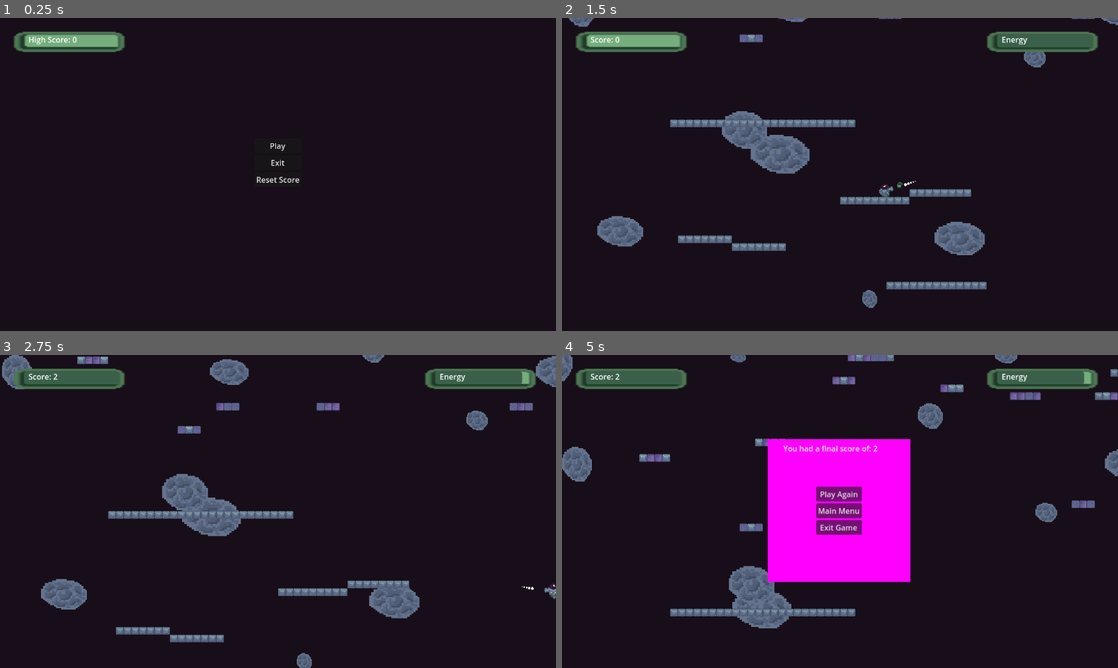
Above: before the commit, frames 1-4 (two rows, left to right).
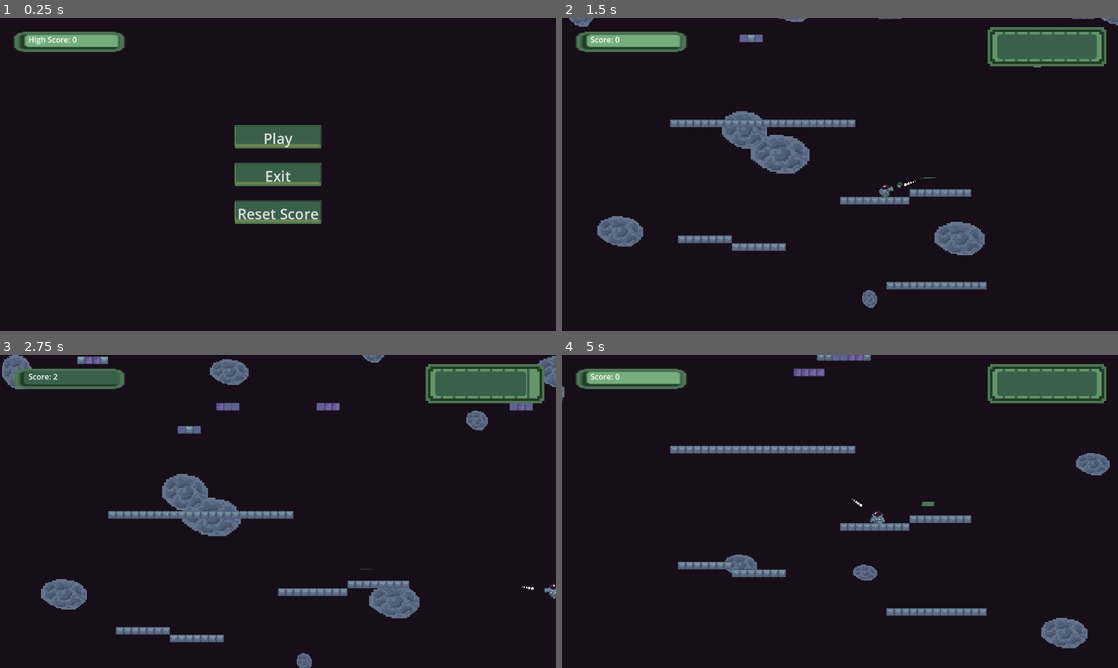
Above: after the commit, the same moments.

Repository: ScoreSpaceGameJam-SpaceGame/SpaceGame
Game: Godot game, scene res://levels/menu/menu.tscn
Two runs of this game, one before a commit and one after it. Both use one fixed random seed, a clock stepped at 60 frames per second and the inputs below. The engine's default icon, where the game draws it, is replaced by a stand-in: a white triangle on a blue panel in a dark square. Sound files missing from this copy of the repository are replaced by a short silence.
Inputs (mouse positions are in pixels of both pictures, inside the frame that each line leads up to):
- Up to frame 1 (0.25 s): no input
- Up to frame 2 (1.5 s): click "Play" at 0.5 s; move the mouse to (962, 158) at 1.27 s; hold D (MoveRight) from 1.28 s (still down); click (962, 158) at 1.35 s
- Up to frame 3 (2.75 s): keep holding D (MoveRight); move the mouse to (166, 527) at 2.02 s; tap Space (Teleport) at 2.1 s
- Up to frame 4 (5 s): move the mouse to (895, 442) at 2.77 s; release D (MoveRight) at 2.78 s; hold A (MoveLeft) 2.78-3.5 s; click (895, 442) at 2.85 s; click "Play Again" at 3.5 s; click "Play Again" at 4.25 s

The runs differ from the first frame. In frame 1, 3.6% of the frame differs, in the area x 42-58%, y 34-66%; in frame 2, 1.8%; in frame 3, 1.8%; in frame 4, 21%, in the area x 0-100%, y 0-94%.

Commit message:
Finishing some ui elements and art assets

Diff:
--- /dev/null
+++ b/globals/assets/EnergyBar.tscn
@@ -0,0 +1,52 @@
+[gd_scene load_steps=5 format=3 uid="uid://bapbbbar5gi8v"]
+
+[ext_resource type="Texture2D" uid="uid://dm2febvjm6kju" path="res://globals/assets/sprite_assets/empty_battery.png" id="1_k2qo8"]
+
+[sub_resource type="GDScript" id="GDScript_7awqs"]
+resource_name = "score"
+script/source = "extends Control
+
+func set_label(text: String) -> void:
+	if $ProgressBar.has_node(\"Label\"):
+		$ProgressBar/Label.text = text
+
+func set_progress(val: float) -> void:
+	$ProgressBar.value = val
+
+func set_max(val: float) -> void:
+	$ProgressBar.max_value = val
+"
+
+[sub_resource type="StyleBoxTexture" id="StyleBoxTexture_xnmhm"]
+texture = ExtResource("1_k2qo8")
+expand_margin_left = 20.0
+expand_margin_top = 15.0
+expand_margin_right = 20.0
+expand_margin_bottom = 15.0
+
+[sub_resource type="StyleBoxFlat" id="StyleBoxFlat_uijg8"]
+bg_color = Color(0.227451, 0.376471, 0.290196, 1)
+corner_radius_top_left = 6
+corner_radius_top_right = 6
+corner_radius_bottom_right = 6
+corner_radius_bottom_left = 6
+
+[node name="Score" type="Control"]
+layout_mode = 3
+anchors_preset = 0
+offset_right = 40.0
+offset_bottom = 40.0
+script = SubResource("GDScript_7awqs")
+
+[node name="ProgressBar" type="ProgressBar" parent="."]
+texture_filter = 1
+layout_mode = 0
+offset_left = 50.0
+offset_top = 34.0
+offset_right = 256.0
+offset_bottom = 85.0
+theme_override_styles/background = SubResource("StyleBoxTexture_xnmhm")
+theme_override_styles/fill = SubResource("StyleBoxFlat_uijg8")
+max_value = 1.0
+value = 1.0
+show_percentage = false
--- a/globals/assets/energy_cell.tscn
+++ b/globals/assets/energy_cell.tscn
@@ -1,16 +1,20 @@
-[gd_scene load_steps=5 format=3 uid="uid://pfi16yn0sc5t"]
+[gd_scene load_steps=7 format=3 uid="uid://pfi16yn0sc5t"]
 
-[ext_resource type="Texture2D" uid="uid://ce324f3yqepc4" path="res://icon.svg" id="1_d64x6"]
+[ext_resource type="Texture2D" uid="uid://cw6bydnqwdbg3" path="res://globals/assets/sprite_assets/full_battery.png" id="1_017ev"]
 
 [sub_resource type="GDScript" id="GDScript_sdxnf"]
 resource_name = "energy_cell"
 script/source = "extends StaticBody2D
 
-const recharge_amount: float = 100
+const recharge_amount: float = 40
 
-func _physics_process(_delta: float) -> void:
+func _physics_process(delta: float) -> void:
 	translate(Vector2.DOWN * Global.SCROLL_SPEED)
 
+	if $Sprite.skew == 360:
+		$Sprite.skew = 0
+
+	$Sprite.skew += sin(delta) * 5
 func _on_area_2d_body_entered(body: Node2D) -> void:
 	if body.has_method(\"recharge_gun\"):
 		body.recharge_gun(recharge_amount)
@@ -20,10 +24,16 @@
 "
 
 [sub_resource type="RectangleShape2D" id="RectangleShape2D_gyncb"]
-size = Vector2(25.5134, 25.5134)
+size = Vector2(25.5134, 8.80257)
 
 [sub_resource type="CircleShape2D" id="CircleShape2D_pbh1h"]
 radius = 18.0089
+
+[sub_resource type="Gradient" id="Gradient_v1ga6"]
+colors = PackedColorArray(1, 1, 1, 1, 1, 1, 1, 1)
+
+[sub_resource type="GradientTexture2D" id="GradientTexture2D_docdi"]
+gradient = SubResource("Gradient_v1ga6")
 
 [node name="StaticBody2D" type="StaticBody2D"]
 collision_layer = 0
@@ -31,16 +41,23 @@
 script = SubResource("GDScript_sdxnf")
 
 [node name="CollisionShape2D" type="CollisionShape2D" parent="."]
-position = Vector2(0.054822, 0.076179)
+visible = false
+position = Vector2(0.054822, 0.0709615)
 shape = SubResource("RectangleShape2D_gyncb")
 
 [node name="Sprite" type="Sprite2D" parent="."]
-scale = Vector2(0.2, 0.2)
-texture = ExtResource("1_d64x6")
+scale = Vector2(0.535, 0.535)
+texture = ExtResource("1_017ev")
 
 [node name="Area2D" type="Area2D" parent="."]
 
 [node name="CollisionShape2D" type="CollisionShape2D" parent="Area2D"]
+visible = false
 shape = SubResource("CircleShape2D_pbh1h")
 
+[node name="Light" type="PointLight2D" parent="."]
+color = Color(0.338647, 0.532726, 0.419572, 1)
+texture = SubResource("GradientTexture2D_docdi")
+texture_scale = 0.54
+
 [connection signal="body_entered" from="Area2D" to="." method="_on_area_2d_body_entered"]
--- /dev/null
+++ b/globals/assets/menu_button.tres
@@ -0,0 +1,9 @@
+[gd_resource type="StyleBoxTexture" load_steps=2 format=3 uid="uid://oq7x8t7fp1jh"]
+
+[ext_resource type="Texture2D" uid="uid://cnjmejslgsuka" path="res://globals/assets/sprite_assets/menu_button.png" id="1_643sr"]
+
+[resource]
+texture = ExtResource("1_643sr")
+texture_margin_left = 6.0
+texture_margin_top = 6.0
+texture_margin_right = 6.0
--- a/levels/main_level/main_level.gd
+++ b/levels/main_level/main_level.gd
@@ -8,7 +8,7 @@
 const MAX_WIDTH_OF_PLATFORM = 7
 const WIDTH_OF_TILESET = 5
 const HEIGHT_OF_TILESET = 1
-const SPAWN_RATE_OF_RECHARGE : float = 50.0 # Chance of spawn will be SPAWN_RATE_OF_RECHARGE / 100
+const SPAWN_RATE_OF_RECHARGE : float = 80 # Chance of spawn will be SPAWN_RATE_OF_RECHARGE / 100
 const TILE_SET_TO_USE = "res://levels/main_level/map_tileset.tres"
 
 @onready var audio_stream : AudioStreamPlayer = $AudioStreamPlayer
@@ -22,7 +22,6 @@
 	# Set the stage
 	$CanvasLayer/Score.set_label("Score: 0")
 	$CanvasLayer/Score.set_progress(0)
-	$CanvasLayer/GunEnergyContainer/GunEnergy.set_label("Energy")
 	$CanvasLayer/GunEnergyContainer/GunEnergy.set_max(100)
 	$CanvasLayer/GunEnergyContainer/GunEnergy.set_progress(100)
 
--- a/levels/main_level/main_level.tscn
+++ b/levels/main_level/main_level.tscn
@@ -7,6 +7,9 @@
 [ext_resource type="AudioStream" uid="uid://bgqq2avmn23ta" path="res://levels/main_level/inevitable_force_end.wav" id="5_vt0u2"]
 [ext_resource type="PackedScene" uid="uid://btabuqbe7l5ad" path="res://levels/main_level/Astroid.tscn" id="6_5md4j"]
 [ext_resource type="PackedScene" uid="uid://dpmiyenwvroof" path="res://globals/assets/ProgressBar.tscn" id="6_56bkb"]
+[ext_resource type="PackedScene" uid="uid://pfi16yn0sc5t" path="res://globals/assets/energy_cell.tscn" id="8_mvqli"]
+[ext_resource type="StyleBox" uid="uid://oq7x8t7fp1jh" path="res://globals/assets/menu_button.tres" id="8_xtf8f"]
+[ext_resource type="PackedScene" uid="uid://bapbbbar5gi8v" path="res://globals/assets/EnergyBar.tscn" id="9_bmh47"]
 
 [sub_resource type="RectangleShape2D" id="RectangleShape2D_n7nil"]
 size = Vector2(7.42501, 2099.21)
@@ -22,8 +25,6 @@
 
 [sub_resource type="RectangleShape2D" id="RectangleShape2D_pyoiy"]
 size = Vector2(1144.02, 34.1295)
-
-[sub_resource type="PlaceholderTexture2D" id="PlaceholderTexture2D_scqkl"]
 
 [node name="MainLevel" type="Node2D"]
 script = ExtResource("1_dvjk0")
@@ -142,15 +143,6 @@
 grow_horizontal = 2
 grow_vertical = 2
 
-[node name="TextureRect" type="TextureRect" parent="CanvasLayer/Menu"]
-layout_mode = 1
-anchors_preset = 15
-anchor_right = 1.0
-anchor_bottom = 1.0
-grow_horizontal = 2
-grow_vertical = 2
-texture = SubResource("PlaceholderTexture2D_scqkl")
-
 [node name="MarginContainer" type="MarginContainer" parent="CanvasLayer/Menu"]
 layout_mode = 1
 anchors_preset = 5
@@ -166,29 +158,47 @@
 text = "You had a final score of: 00000"
 
 [node name="VBoxContainer" type="VBoxContainer" parent="CanvasLayer/Menu"]
+custom_minimum_size = Vector2(0, 150)
 layout_mode = 1
 anchors_preset = 8
 anchor_left = 0.5
 anchor_top = 0.5
 anchor_right = 0.5
 anchor_bottom = 0.5
-offset_left = -48.0
-offset_top = -50.5
-offset_right = 48.0
-offset_bottom = 50.5
+offset_left = -44.0
+offset_top = -75.0
+offset_right = 44.0
+offset_bottom = 75.0
 grow_horizontal = 2
 grow_vertical = 2
+theme_override_constants/separation = 20
+alignment = 1
 
 [node name="PlayAgain" type="Button" parent="CanvasLayer/Menu/VBoxContainer"]
-layout_mode = 2
+texture_filter = 1
+layout_mode = 2
+theme_override_font_sizes/font_size = 30
+theme_override_styles/hover = ExtResource("8_xtf8f")
+theme_override_styles/pressed = ExtResource("8_xtf8f")
+theme_override_styles/normal = ExtResource("8_xtf8f")
 text = "Play Again"
 
 [node name="MainMenu" type="Button" parent="CanvasLayer/Menu/VBoxContainer"]
-layout_mode = 2
+texture_filter = 1
+layout_mode = 2
+theme_override_font_sizes/font_size = 30
+theme_override_styles/hover = ExtResource("8_xtf8f")
+theme_override_styles/pressed = ExtResource("8_xtf8f")
+theme_override_styles/normal = ExtResource("8_xtf8f")
 text = "Main Menu"
 
 [node name="Exit" type="Button" parent="CanvasLayer/Menu/VBoxContainer"]
-layout_mode = 2
+texture_filter = 1
+layout_mode = 2
+theme_override_font_sizes/font_size = 30
+theme_override_styles/hover = ExtResource("8_xtf8f")
+theme_override_styles/pressed = ExtResource("8_xtf8f")
+theme_override_styles/normal = ExtResource("8_xtf8f")
 text = "Exit Game"
 
 [node name="GunEnergyContainer" type="MarginContainer" parent="CanvasLayer"]
@@ -200,8 +210,11 @@
 grow_horizontal = 0
 theme_override_constants/margin_right = 300
 
-[node name="GunEnergy" parent="CanvasLayer/GunEnergyContainer" instance=ExtResource("6_56bkb")]
-layout_mode = 2
+[node name="GunEnergy" parent="CanvasLayer/GunEnergyContainer" instance=ExtResource("9_bmh47")]
+layout_mode = 2
+
+[node name="StaticBody2D" parent="CanvasLayer/GunEnergyContainer" instance=ExtResource("8_mvqli")]
+position = Vector2(-93.5495, 248.501)
 
 [connection signal="body_entered" from="Boundaries/PlayerDeath" to="." method="_on_player_death_body_entered"]
 [connection signal="body_entered" from="Boundaries/TileMapDeath" to="." method="_on_tile_map_death_body_entered"]
--- a/levels/menu/menu.tscn
+++ b/levels/menu/menu.tscn
@@ -1,8 +1,9 @@
-[gd_scene load_steps=4 format=3 uid="uid://bauftp7yteame"]
+[gd_scene load_steps=5 format=3 uid="uid://bauftp7yteame"]
 
 [ext_resource type="Script" path="res://levels/menu/menu.gd" id="1_qhlr6"]
 [ext_resource type="AudioStream" uid="uid://sjxhlnmspqen" path="res://levels/menu/calm_wonder.wav" id="2_8em0r"]
 [ext_resource type="PackedScene" uid="uid://dpmiyenwvroof" path="res://globals/assets/ProgressBar.tscn" id="2_atalm"]
+[ext_resource type="StyleBox" uid="uid://oq7x8t7fp1jh" path="res://globals/assets/menu_button.tres" id="4_ie4v7"]
 
 [node name="Menu" type="Control"]
 layout_mode = 3
@@ -20,31 +21,45 @@
 autoplay = true
 
 [node name="VFlowContainer" type="VFlowContainer" parent="."]
-custom_minimum_size = Vector2(0, 150)
+custom_minimum_size = Vector2(0, 300)
 layout_mode = 1
 anchors_preset = 8
 anchor_left = 0.5
 anchor_top = 0.5
 anchor_right = 0.5
 anchor_bottom = 0.5
-offset_left = -49.0
-offset_top = -75.0
-offset_right = 49.0
-offset_bottom = 75.0
+offset_left = -90.0
+offset_top = -150.0
+offset_right = 90.0
+offset_bottom = 150.0
 grow_horizontal = 2
 grow_vertical = 2
+theme_override_constants/v_separation = 30
+alignment = 1
 last_wrap_alignment = 2
 
 [node name="Play" type="Button" parent="VFlowContainer"]
 layout_mode = 2
+theme_override_font_sizes/font_size = 30
+theme_override_styles/hover = ExtResource("4_ie4v7")
+theme_override_styles/pressed = ExtResource("4_ie4v7")
+theme_override_styles/normal = ExtResource("4_ie4v7")
 text = "Play"
 
 [node name="Exit" type="Button" parent="VFlowContainer"]
 layout_mode = 2
+theme_override_font_sizes/font_size = 30
+theme_override_styles/hover = ExtResource("4_ie4v7")
+theme_override_styles/pressed = ExtResource("4_ie4v7")
+theme_override_styles/normal = ExtResource("4_ie4v7")
 text = "Exit"
 
 [node name="ResetScore" type="Button" parent="VFlowContainer"]
 layout_mode = 2
+theme_override_font_sizes/font_size = 30
+theme_override_styles/hover = ExtResource("4_ie4v7")
+theme_override_styles/pressed = ExtResource("4_ie4v7")
+theme_override_styles/normal = ExtResource("4_ie4v7")
 text = "Reset Score"
 
 [connection signal="finished" from="AudioStreamPlayer" to="." method="_on_audio_stream_player_finished"]
Binary file added: globals/assets/sprite_assets/battery_progress.png
Not shown, added: globals/assets/sprite_assets/battery_progress.png.import
Binary file added: globals/assets/sprite_assets/empty_battery.png
Not shown, added: globals/assets/sprite_assets/empty_battery.png.import
Binary file added: globals/assets/sprite_assets/full_battery.png
Not shown, added: globals/assets/sprite_assets/full_battery.png.import
Binary file added: globals/assets/sprite_assets/menu_button.png
Not shown, added: globals/assets/sprite_assets/menu_button.png.import
Not shown: 1 places in levels/main_level/main_level.tscn that only renumber resources
